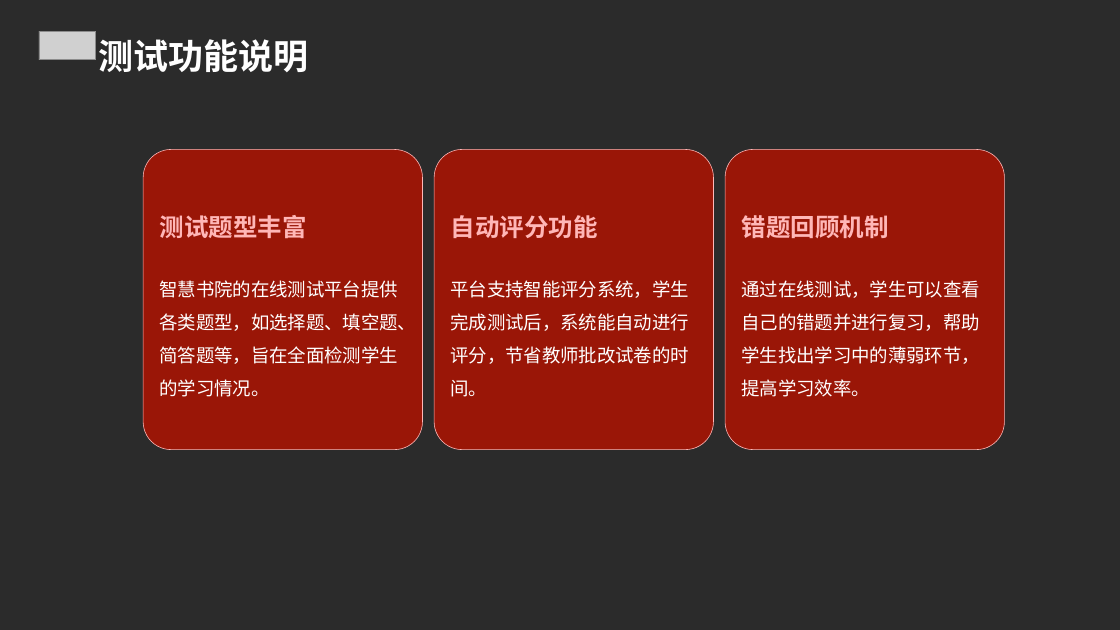
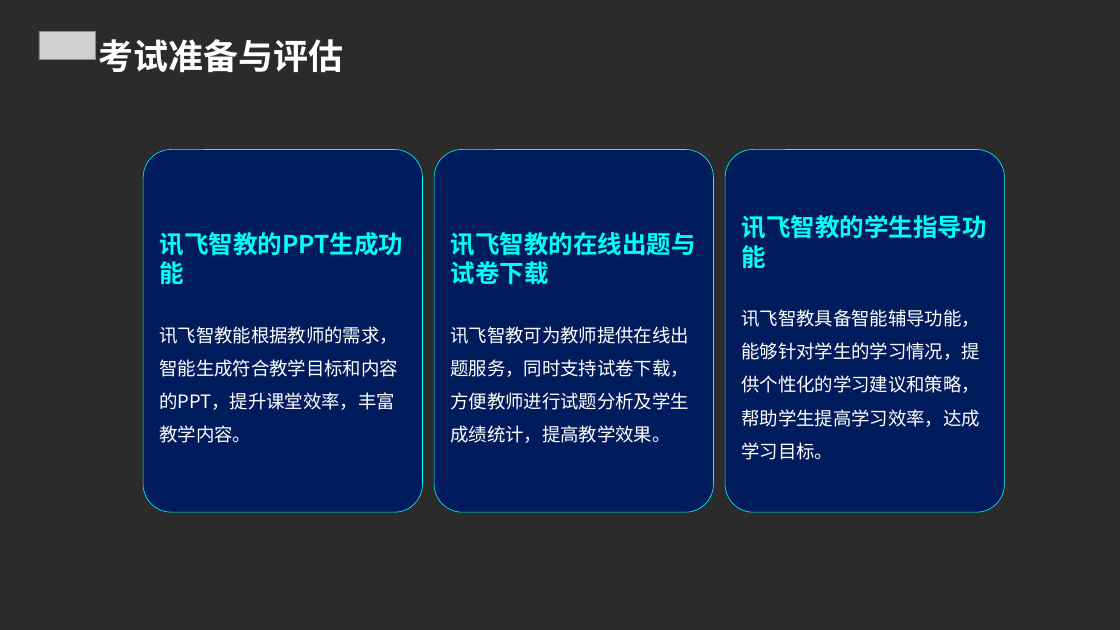
Before and after one commit to FlashLizard/Intelligent_Learning_Platform, a slide deck: slide 13 of src/generate_ppt/generate_ppt/ppttmp.ppt. Drawn at 1120x630 pixels with LibreOffice and Linux fonts; fonts in the diff are those of the drawing; grey boxes stand for pictures; background and template pictures are left out; a plain dark background stands for a picture behind light text. Boxes give left, top, right and bottom in pixels: in the first picture for what was removed or moved away, otherwise in the second. Text is boxed around its words. In the diff, an @@ line names an element or a change of style, - is before the commit and + after.

```diff
--- a/src/generate_ppt/generate_ppt/ppttmp.ppt
+++ b/src/generate_ppt/generate_ppt/ppttmp.ppt
@@ text at [99, 39, 344, 72]: text changed @@
-测试功能说明
+考试准备与评估
@@ fill #9A1607 to #001C5C; outline #FFB7B7 0.5 pt to #00FFF8 0.5 pt in 3 elements at [725, 150, 1005, 513], [434, 150, 714, 513], [143, 150, 423, 513] @@
@@ rounded rectangle "讯飞智教的PPT生成功能": place and size @@
-rounded rectangle "讯飞智教的PPT生成功能" at [143, 150, 423, 450]
+rounded rectangle "讯飞智教的PPT生成功能" at [143, 150, 423, 513]
@@ rounded rectangle "讯飞智教的在线出题与试卷下载": place and size @@
-rounded rectangle "讯飞智教的在线出题与试卷下载" at [434, 150, 714, 450]
+rounded rectangle "讯飞智教的在线出题与试卷下载" at [434, 150, 714, 513]
@@ rounded rectangle "讯飞智教的学生指导功能": place and size @@
-rounded rectangle "讯飞智教的学生指导功能" at [725, 150, 1005, 450]
+rounded rectangle "讯飞智教的学生指导功能" at [725, 150, 1005, 513]
@@ text in rounded rectangle at [160, 232, 404, 443]: text changed @@
-测试题型丰富
-智慧书院的在线测试平台提供各类题型，如选择题、填空题、简答题等，旨在全面检测学生的学习情况。
+讯飞智教的PPT生成功能
+讯飞智教能根据教师的需求，智能生成符合教学目标和内容的PPT，提升课堂效率，丰富教学内容。
@@ text in rounded rectangle at [451, 232, 696, 443]: text changed @@
-自动评分功能
-平台支持智能评分系统，学生完成测试后，系统能自动进行评分，节省教师批改试卷的时间。
+讯飞智教的在线出题与试卷下载
+讯飞智教可为教师提供在线出题服务，同时支持试卷下载，方便教师进行试题分析及学生成绩统计，提高教学效果。
@@ text in rounded rectangle at [742, 215, 987, 460]: text changed @@
-错题回顾机制
-通过在线测试，学生可以查看自己的错题并进行复习，帮助学生找出学习中的薄弱环节，提高学习效率。
+讯飞智教的学生指导功能
+讯飞智教具备智能辅导功能，能够针对学生的学习情况，提供个性化的学习建议和策略，帮助学生提高学习效率，达成学习目标。
```
Also in this commit, not shown: 10 other slides changed, 17 slides added, 9 slides removed, 17 other files.
